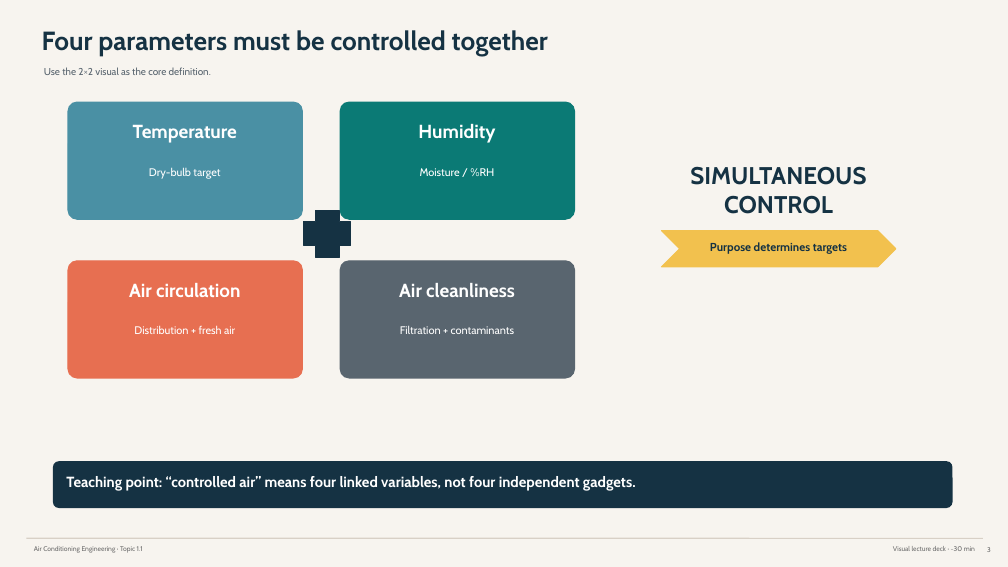
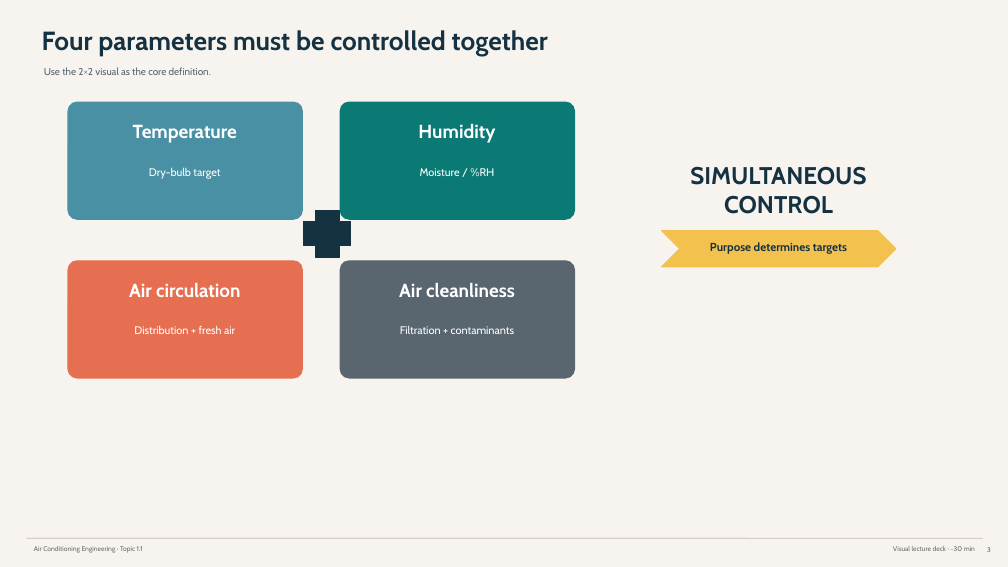
Before and after one commit to Piakman/Piakman, a slide deck: slide 3 of 05_Outputs/Air Conditioning/English Slides/Air Con Chapter 1 Topic 1.1 - Visual Lecture Deck.pptx. Drawn at 1008x567 pixels with LibreOffice and Linux fonts; fonts in the diff are those of the drawing. Boxes give left, top, right and bottom in pixels: in the first picture for what was removed or moved away, otherwise in the second. Text is boxed around its words. In the diff, an @@ line names an element or a change of style, - is before the commit and + after.

```diff
--- a/05_Outputs/Air Conditioning/English Slides/Air Con Chapter 1 Topic 1.1 - Visual Lecture Deck.pptx
+++ b/05_Outputs/Air Conditioning/English Slides/Air Con Chapter 1 Topic 1.1 - Visual Lecture Deck.pptx
@@ rounded rectangle removed at [53,461,953,508] @@
@@ text removed at [66,476,636,491] @@
-Teaching point: “controlled air” means four linked variables, not four independent gadgets.
```
Also in this commit, not shown: 10 other slides changed, 1 other file.
